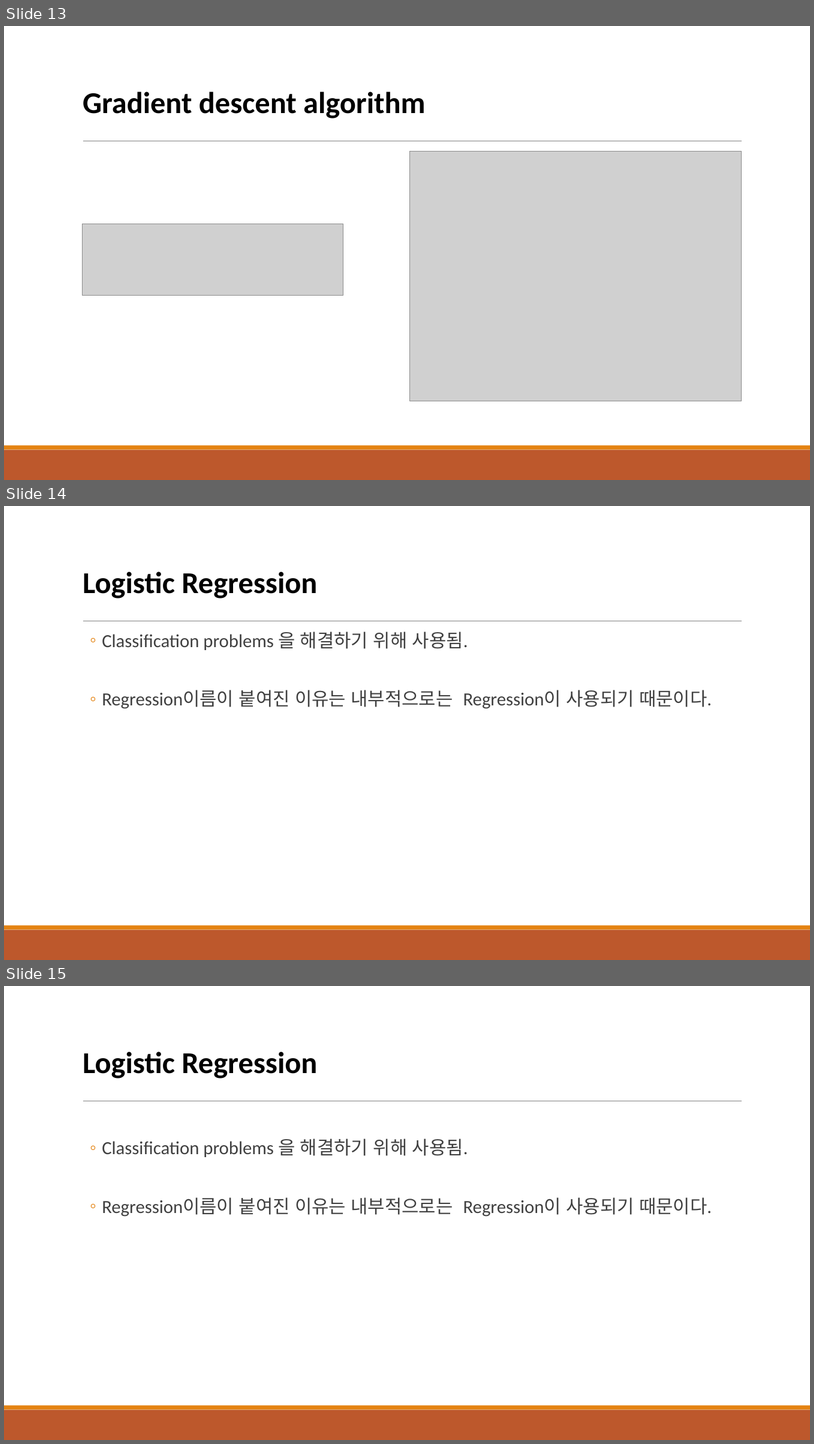
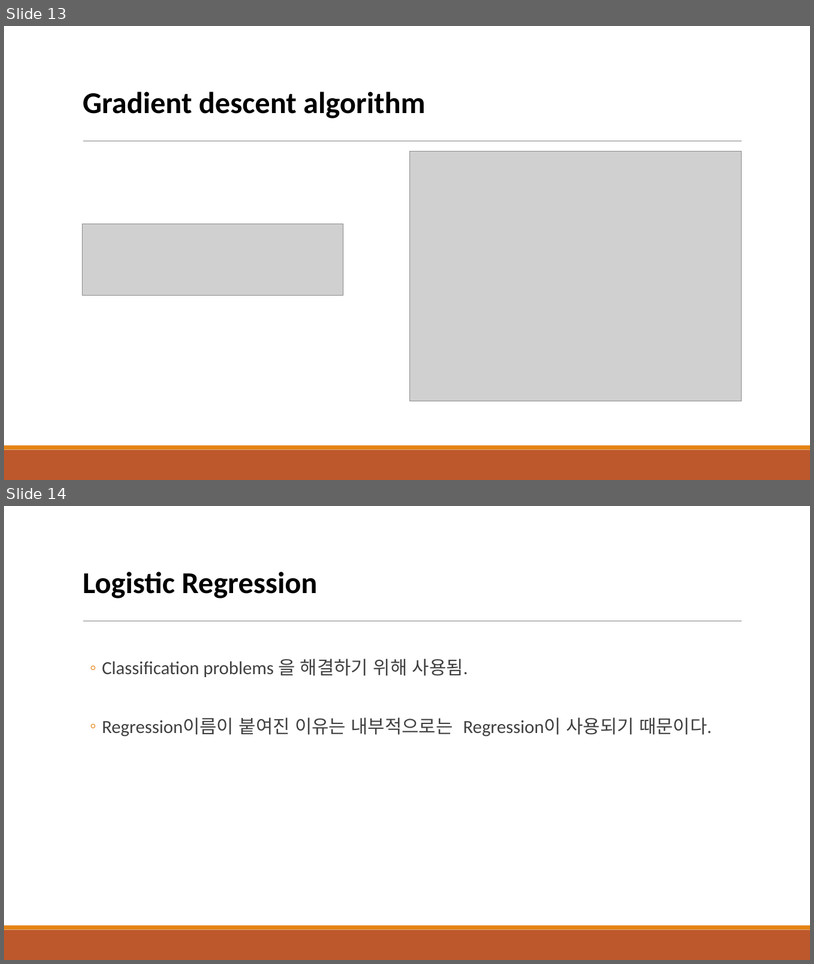
Before and after one commit to psm9733/jekyll-now, a slide deck: ppt/Regression.pptx. Shown one above the other, each under a label of ours: slides 13, 14 and 15 before the commit, slides 13 and 14 after it. The pictures are 814x1444 and 814x964 pixels, drawn with LibreOffice and Linux fonts; fonts in the diff are those of the drawing; grey boxes stand for pictures. Boxes give left, top, right and bottom in pixels: in the first picture for what was removed or moved away, otherwise in the second. Text is boxed around its words. In the diff, an @@ line names an element or a change of style, - is before the commit and + after.

```diff
--- a/ppt/Regression.pptx
+++ b/ppt/Regression.pptx
@@ slide 14 removed at [4,506,810,960], background #FFFFFF; not listed: 3 template elements that a slide beside it also shows @@
@@ title removed at [83,571,317,598] @@
-  Logistic Regression
@@ text removed at [102,631,712,709] @@
-  ◦ Classification problems 을 해결하기 위해 사용됨.
-  ◦ Regression이름이 붙여진 이유는 내부적으로는 Regression이 사용되기 때문이다.
@@ what was slide 15 is now slide 14 @@
```
Also in this commit, not shown: 1 other slide removed, 12 other files.
